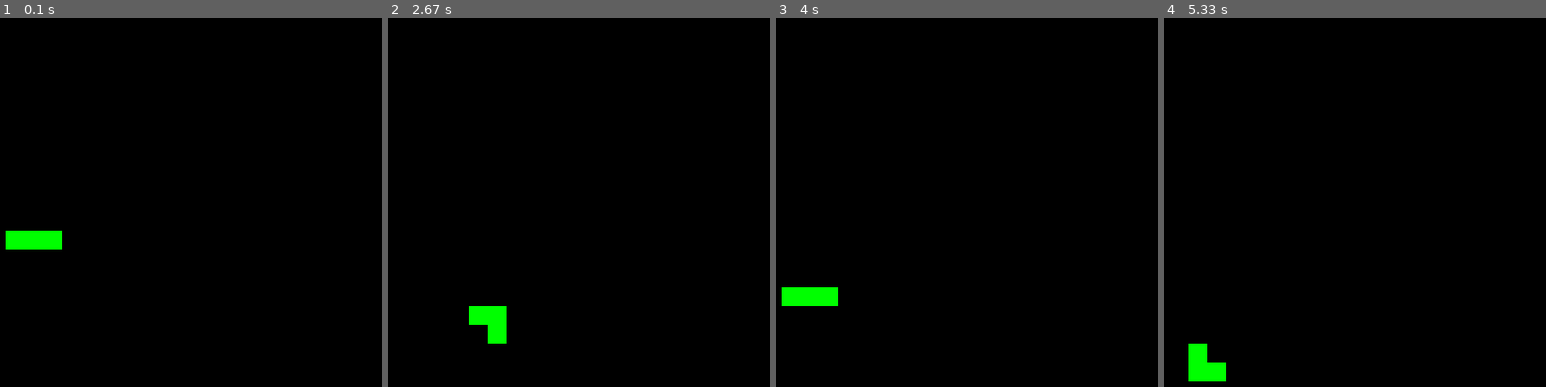
Above: before the commit, frames 1-4 (left to right).
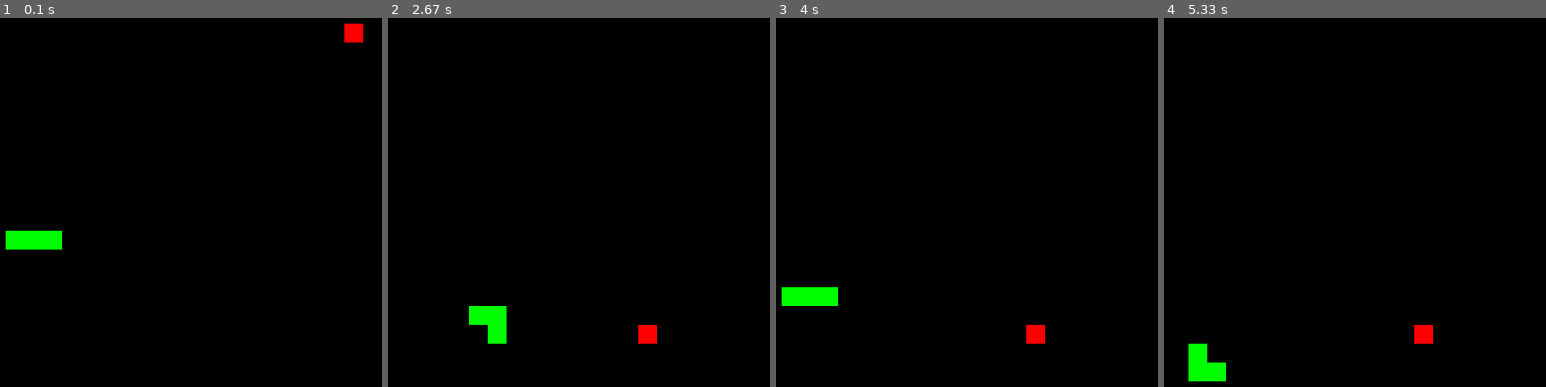
Above: after the commit, the same moments.

Repository: xiarandolph/game-clones
Game: pygame game, started from snake-pygame/snake.py
Two runs of this game, one before a commit and one after it. Both use one fixed random seed, a clock stepped at 60 frames per second and the inputs below.
Inputs:
- Up to frame 1 (0.1 s): no input
- Up to frame 2 (2.67 s): tap S at 0.33 s; hold Right 0.67-1.13 s; hold Up 1.17-1.47 s; hold Right 1.5-1.97 s; hold Left 2-2.53 s; hold Down from 2.57 s (still down)
- Up to frame 3 (4 s): release Down at 2.87 s; hold Left 2.9-3.3 s; hold Up 3.33-3.7 s; hold Right from 3.73 s (still down)
- Up to frame 4 (5.33 s): release Right at 4.37 s; hold Down 4.4-4.77 s; hold Left 4.8-5.27 s; tap W at 5.3 s

The runs differ from the first frame. In frame 1, 0.3% of the frame differs, in the area x 90-96%, y 1-7%; in frame 2, 0.3%; in frame 3, 0.3%; in frame 4, 0.3%.

Commit message:
Add food mechanic

Diff:
--- a/snake-pygame/snake.py
+++ b/snake-pygame/snake.py
@@ -34,15 +34,34 @@
 def main():
     global DISPLAY, CLOCK
 
-    pygame.init();
-    DISPLAY = pygame.display.set_mode((WINDOW_WIDTH, WINDOW_HEIGHT));
+    pygame.init()
+    DISPLAY = pygame.display.set_mode((WINDOW_WIDTH, WINDOW_HEIGHT))
     CLOCK = pygame.time.Clock()
     pygame.display.set_caption('Snake')
 
     while True:
         run_game()
 
+def snake_collided():
+    # check for colliding with end of map
+    if snake[0]['x'] in [-1, GAME_WIDTH] or snake[0]['y'] in [-1, GAME_HEIGHT]:
+        return True
+    # check for collisions with itself
+    for part in snake[1:]:
+        if part['x'] == snake[0]['x'] and part['y'] == snake[0]['y']:
+            print("game over")
+            return True
+    return False
+
+def draw_snake():
+    for part in snake:
+        x = part['x'] * CELL_SIZE
+        y = part['y'] * CELL_SIZE
+        pygame.draw.rect(DISPLAY, GREEN, (x, y, CELL_SIZE, CELL_SIZE))
+
 def run_game():
+    global snake
+
     # get starting location
     start_x = randint(3, GAME_WIDTH - 4)
     start_y = randint(3, GAME_HEIGHT - 4)
@@ -52,6 +71,11 @@
     # starting direction
     dir = RIGHT
     new_dir = RIGHT
+
+    # get random location for food
+    start_x = randint(0, GAME_WIDTH - 1)
+    start_y = randint(0, GAME_HEIGHT - 1)
+    food = {'x': start_x, 'y': start_y}
 
     # MAIN GAME LOOP
     while True:
@@ -76,18 +100,15 @@
                     sys.exit()
         dir = new_dir
 
-        # check for colliding with end of map
-        if snake[0]['x'] in [-1, GAME_WIDTH] or snake[0]['y'] in [-1, GAME_HEIGHT]:
+        if (snake_collided()):
             print("game over")
             return
-        # check for collisions with itself
-        for part in snake[1:]:
-            if part['x'] == snake[0]['x'] and part['y'] == snake[0]['y']:
-                print("game over")
-                return
 
-        # delete tail if no food eaten
-        if True:
+        # if food is eaten, generate a new location
+        if snake[0]['x'] == food['x'] and snake[0]['y'] == food['y']:
+            food = {'x': randint(0, GAME_WIDTH - 1), 'y': randint(0, GAME_HEIGHT - 1)}
+        # else, remove tail
+        else:
             snake.pop()
 
         # create new head in direction
@@ -101,11 +122,8 @@
             snake.insert(0, {'x': snake[0]['x'] + 1, 'y': snake[0]['y']})
 
         DISPLAY.fill(BLACK)
-        # draw snake
-        for part in snake:
-            x = part['x'] * CELL_SIZE
-            y = part['y'] * CELL_SIZE
-            pygame.draw.rect(DISPLAY, GREEN, (x, y, CELL_SIZE, CELL_SIZE))
+        pygame.draw.rect(DISPLAY, RED, (food['x'] * CELL_SIZE, food['y'] * CELL_SIZE, CELL_SIZE, CELL_SIZE))
+        draw_snake()
 
         pygame.display.update()
         # limit the game speed to FPS
